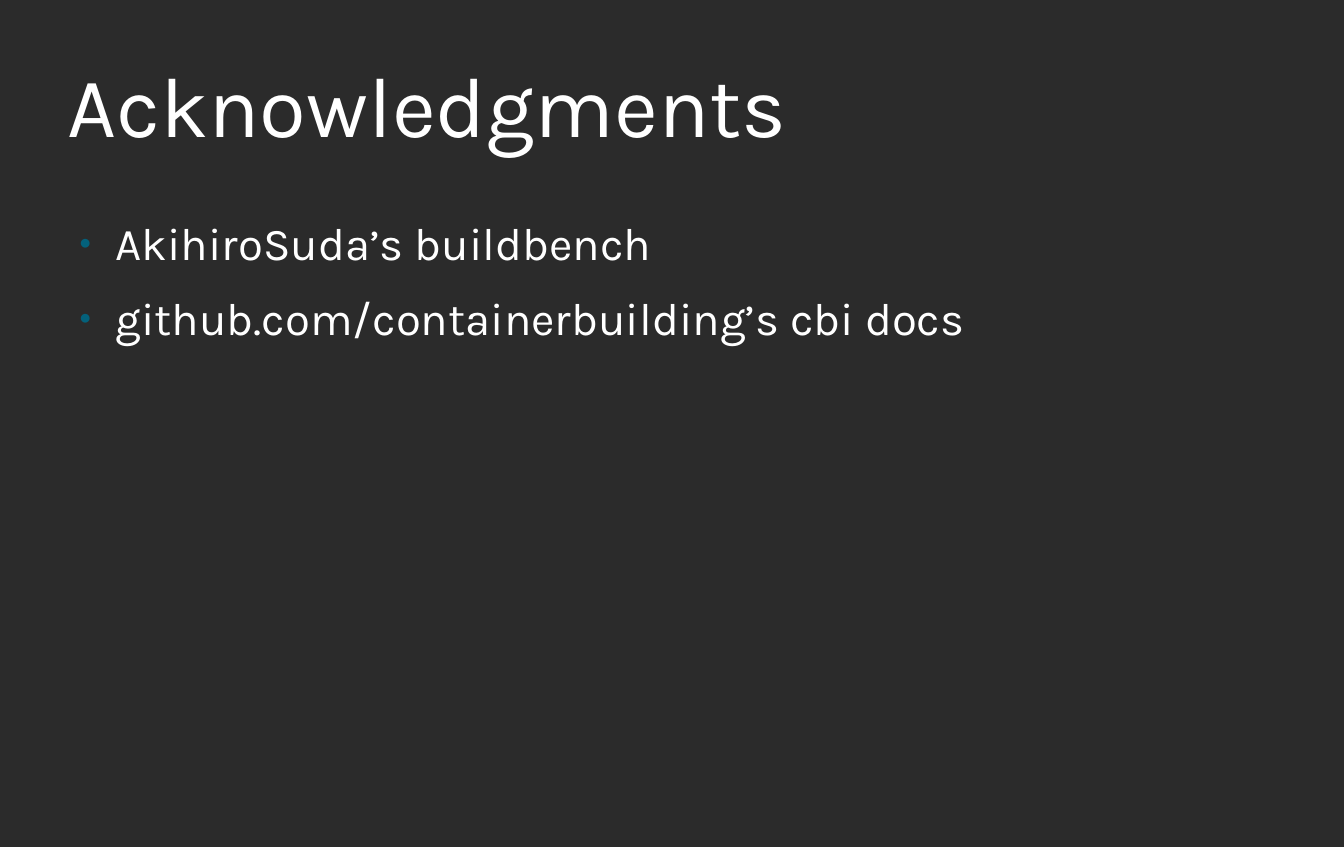
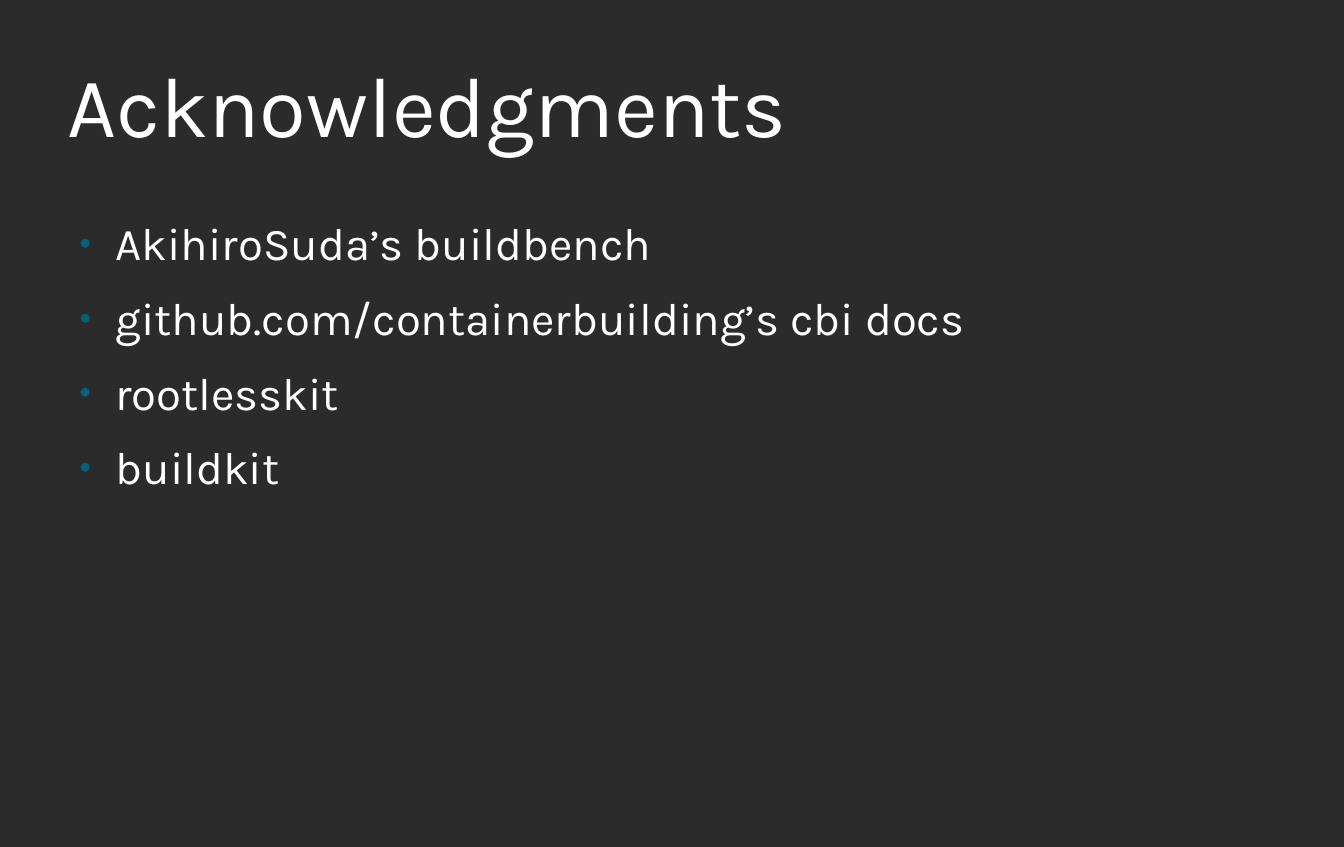
Before and after one commit to nalind/devconf.us-2018, a slide deck: slide 30 of images.odp (slide 19 before the commit). Drawn at 1344x847 pixels with LibreOffice and Linux fonts; fonts in the diff are those of the drawing; background and template pictures are left out; a plain dark background stands for a picture behind light text. Boxes give left, top, right and bottom in pixels: in the first picture for what was removed or moved away, otherwise in the second. Text is boxed around its words. In the diff, an @@ line names an element or a change of style, - is before the commit and + after.

```diff
--- a/images.odp
+++ b/images.odp
@@ text at (x1=115, y1=378, x2=338, y2=485): paragraphs added @@
+● rootlesskit
+● buildkit
```
Also in this commit, not shown: 8 other slides changed, 11 slides added.
